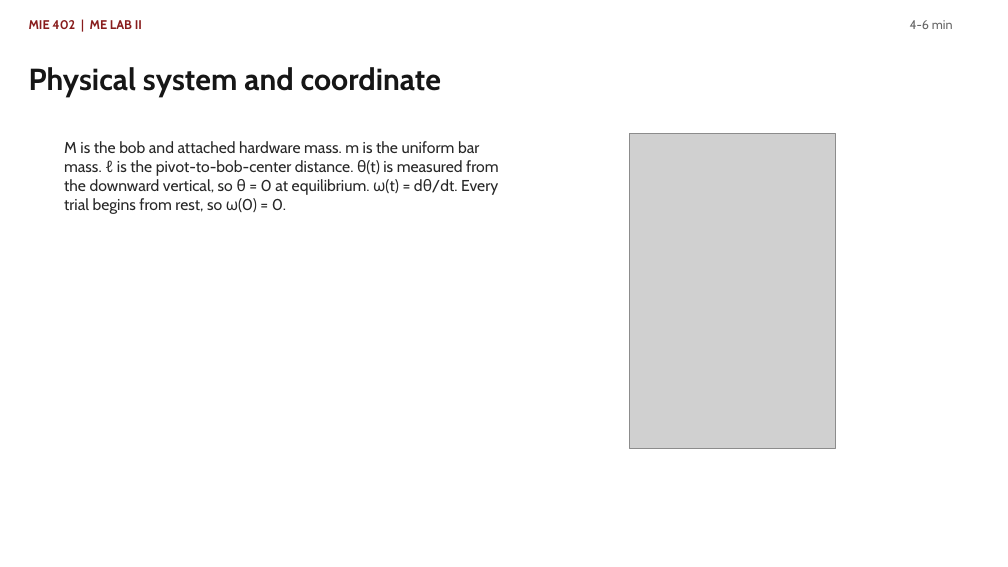
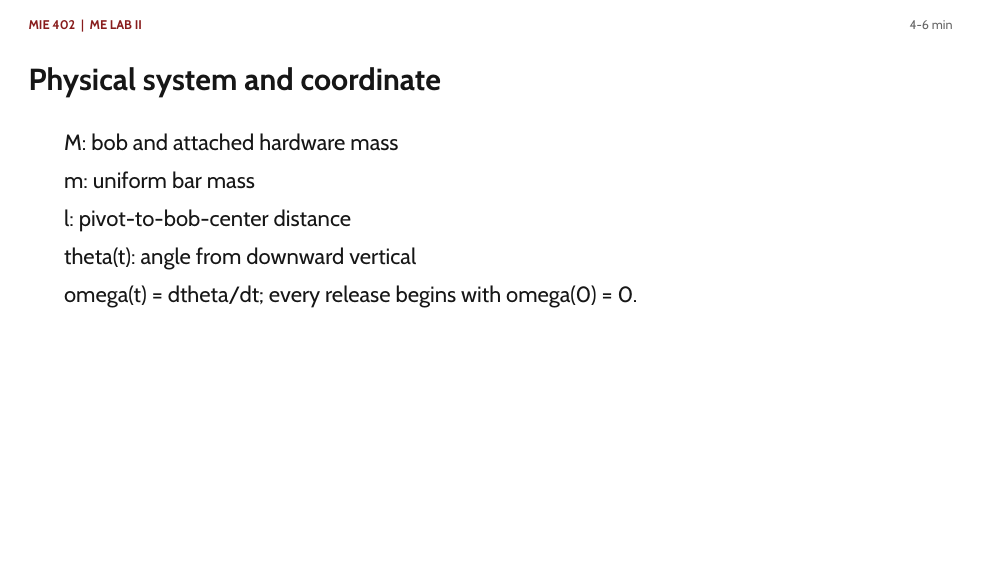
Before and after one commit to Ehsan-Roohi/MIE402-Lab, a slide deck: slide 3 of site/docs/MIE402_Lecture03_Single_Pendulum_PreLab2_Fall2026.pptx. Drawn at 1008x567 pixels with LibreOffice and Linux fonts; fonts in the diff are those of the drawing; grey boxes stand for pictures. Boxes give left, top, right and bottom in pixels: in the first picture for what was removed or moved away, otherwise in the second. Text is boxed around its words. In the diff, an @@ line names an element or a change of style, - is before the commit and + after.

```diff
--- a/site/docs/MIE402_Lecture03_Single_Pendulum_PreLab2_Fall2026.pptx
+++ b/site/docs/MIE402_Lecture03_Single_Pendulum_PreLab2_Fall2026.pptx
@@ text at <box>64,133,638,308</box>: text changed; size 15 to 21 pt; text colour #282828 to #161616 @@
-M is the bob and attached hardware mass. m is the uniform bar mass. ℓ is the pivot-to-bob-center distance. θ(t) is measured from the downward vertical, so θ = 0 at equilibrium. ω(t) = dθ/dt. Every trial begins from rest, so ω(0) = 0.
+M: bob and attached hardware mass
+m: uniform bar mass
+l: pivot-to-bob-center distance
+theta(t): angle from downward vertical
+omega(t) = dtheta/dt; every release begins with omega(0) = 0.
@@ picture removed at <box>630,134,836,449</box> @@
```
Also in this commit, not shown: 11 other slides changed, 2 other files.
